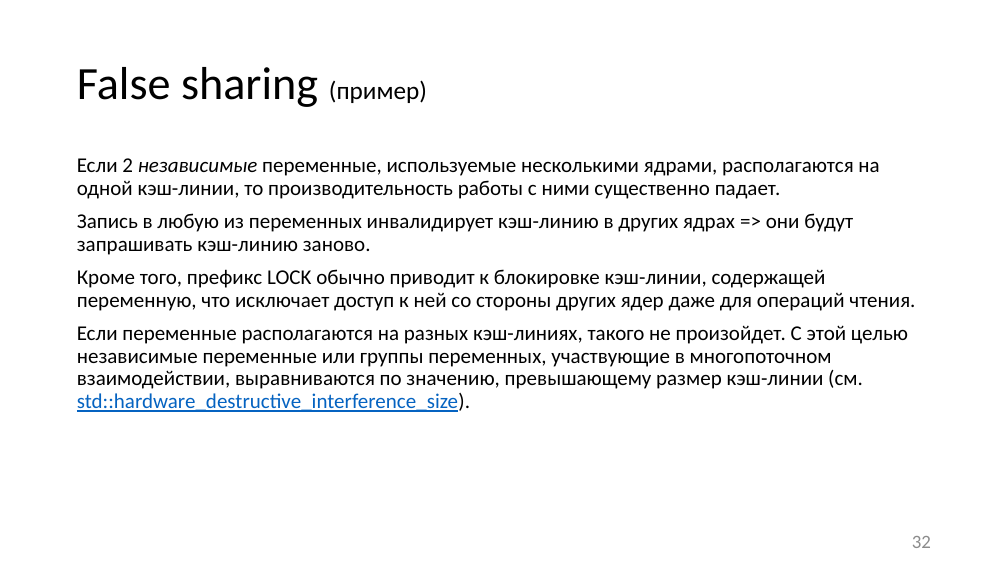
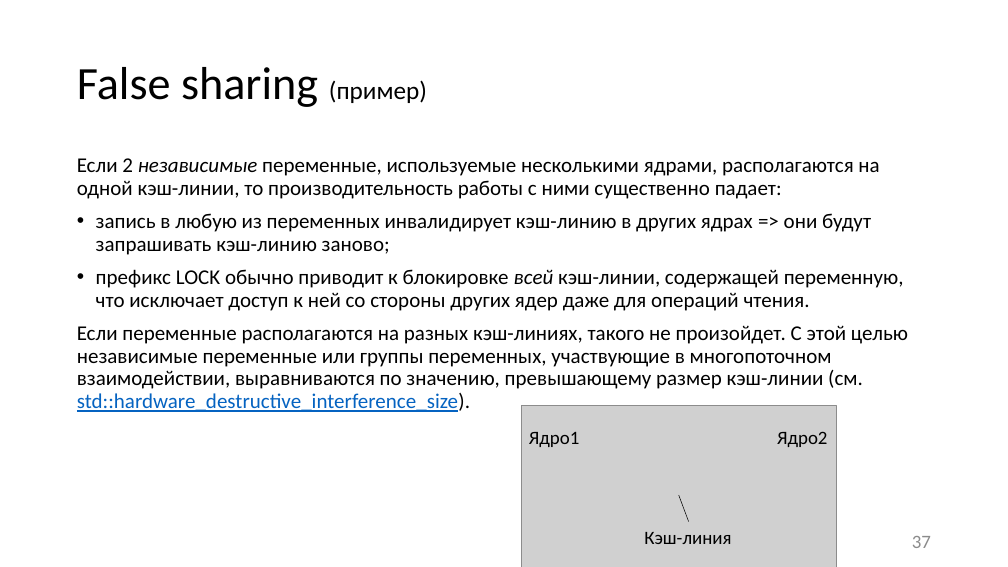
Before and after one commit to itsecd/low-level-programming, a slide deck: slide 37 of Lectures/7.Microarchitecture/Lecture7.pptx (slide 32 before the commit). Drawn at 1008x567 pixels with LibreOffice and Linux fonts; fonts in the diff are those of the drawing; grey boxes stand for pictures. Boxes give left, top, right and bottom in pixels: in the first picture for what was removed or moved away, otherwise in the second. Text is boxed around its words. In the diff, an @@ line names an element or a change of style, - is before the commit and + after.

```diff
--- a/Lectures/7.Microarchitecture/Lecture7.pptx
+++ b/Lectures/7.Microarchitecture/Lecture7.pptx
@@ text at <box>77,158,904,311</box>: text changed @@
-Если 2 независимые переменные, используемые несколькими ядрами, располагаются на одной кэш-линии, то производительность работы с ними существенно падает.
-Запись в любую из переменных инвалидирует кэш-линию в других ядрах => они будут запрашивать кэш-линию заново.
-Кроме того, префикс LOCK обычно приводит к блокировке кэш-линии, содержащей переменную, что исключает доступ к ней со стороны других ядер даже для операций чтения.
+Если 2 независимые переменные, используемые несколькими ядрами, располагаются на одной кэш-линии, то производительность работы с ними существенно падает:
+• запись в любую из переменных инвалидирует кэш-линию в других ядрах => они будут запрашивать кэш-линию заново;
+• префикс LOCK обычно приводит к блокировке всей кэш-линии, содержащей переменную, что исключает доступ к ней со стороны других ядер даже для операций чтения.
@@ picture added at <box>522,405,836,567</box> @@
@@ text added at <box>529,432,579,447</box>, 18 pt, text #000000 @@
+Ядро1
@@ text added at <box>777,431,827,447</box>, 18 pt, text #000000 @@
+Ядро2
@@ line added from (679, 495) to (689, 522), #000000 0.5 pt @@
@@ text added at <box>644,532,731,544</box>, 18 pt, text #000000 @@
+Кэш-линия
@@ page number at <box>912,536,931,548</box>: text changed @@
-32
+37
```
Also in this commit, not shown: 16 other slides changed, 6 slides added, 1 slide removed, 11 other files.
